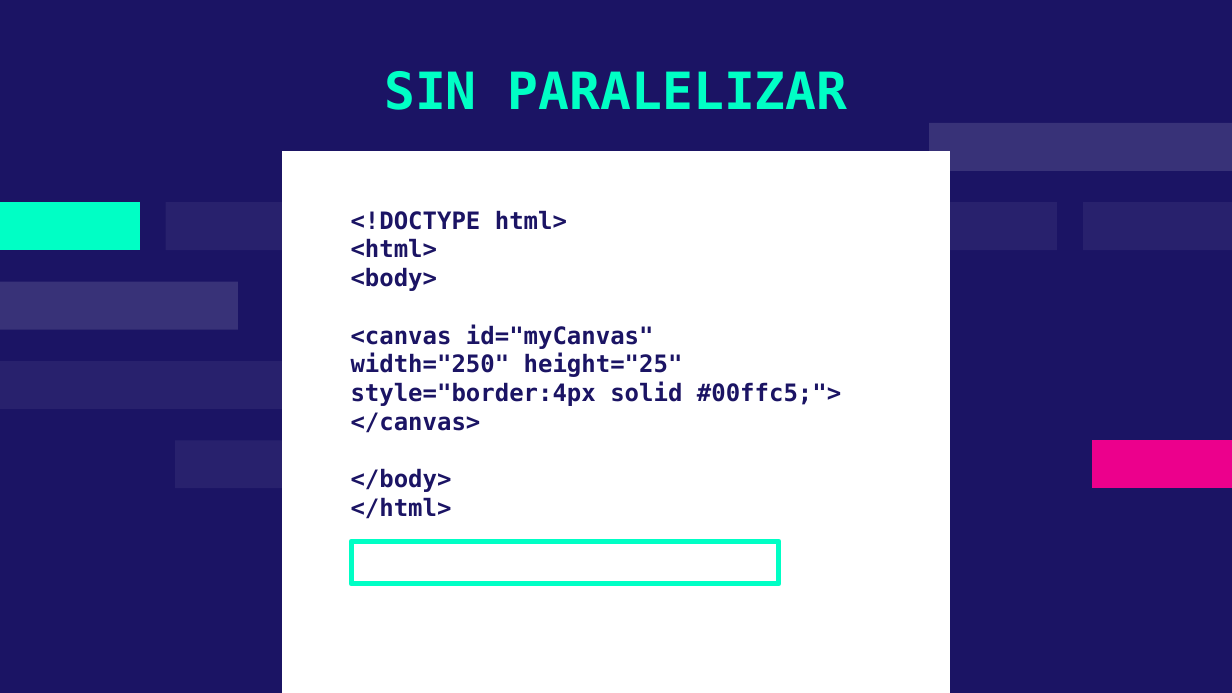
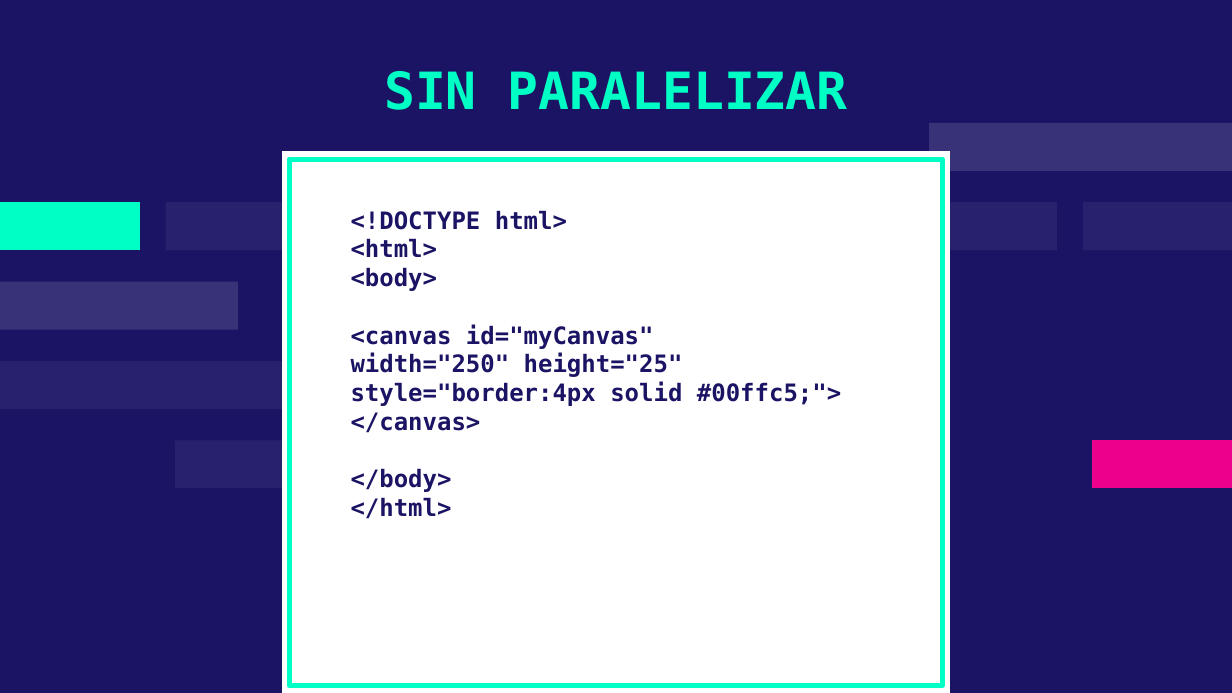
Before and after one commit to juandiegovqdev/P2-ASD, a slide deck: slide 6 of P2-ASD.pptx. Drawn at 1232x693 pixels with LibreOffice and Linux fonts; fonts in the diff are those of the drawing. Boxes give left, top, right and bottom in pixels: in the first picture for what was removed or moved away, otherwise in the second. Text is boxed around its words. In the diff, an @@ line names an element or a change of style, - is before the commit and + after.

```diff
--- a/P2-ASD.pptx
+++ b/P2-ASD.pptx
@@ freeform shape resized from (x1=351, y1=541, x2=779, y2=584) to (x1=290, y1=159, x2=942, y2=686) @@
```
Also in this commit, not shown: 2 other slides changed, 1 slide added, 1 slide removed, 14 other files.
